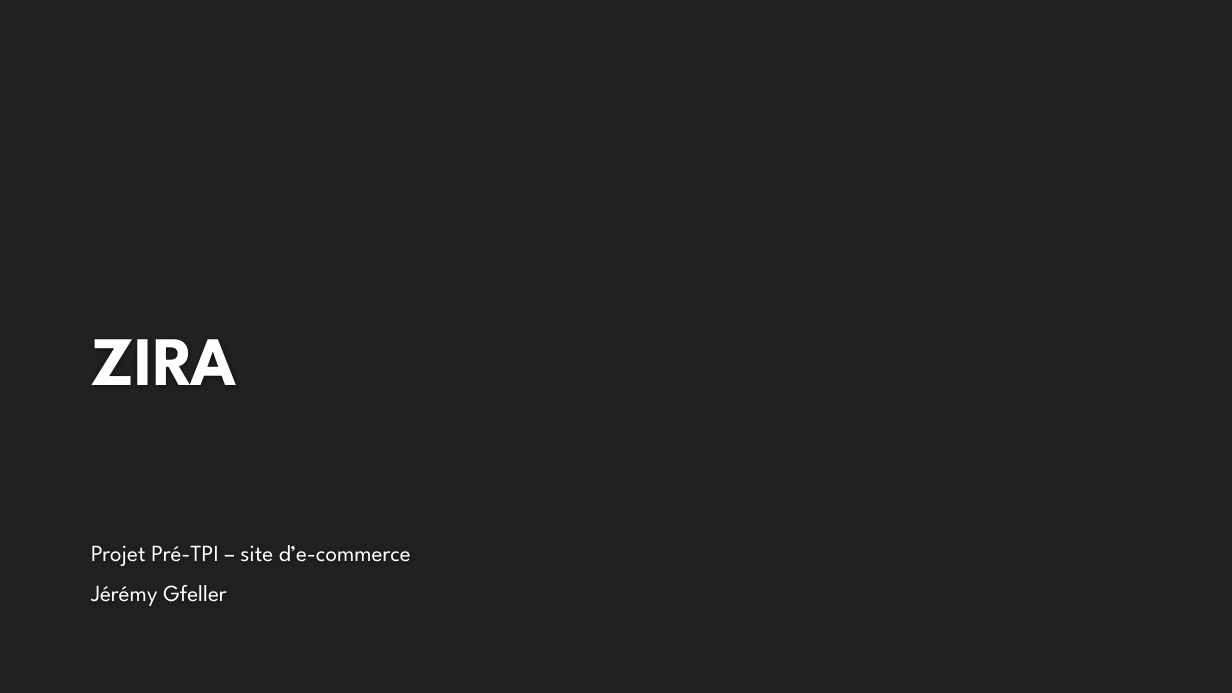
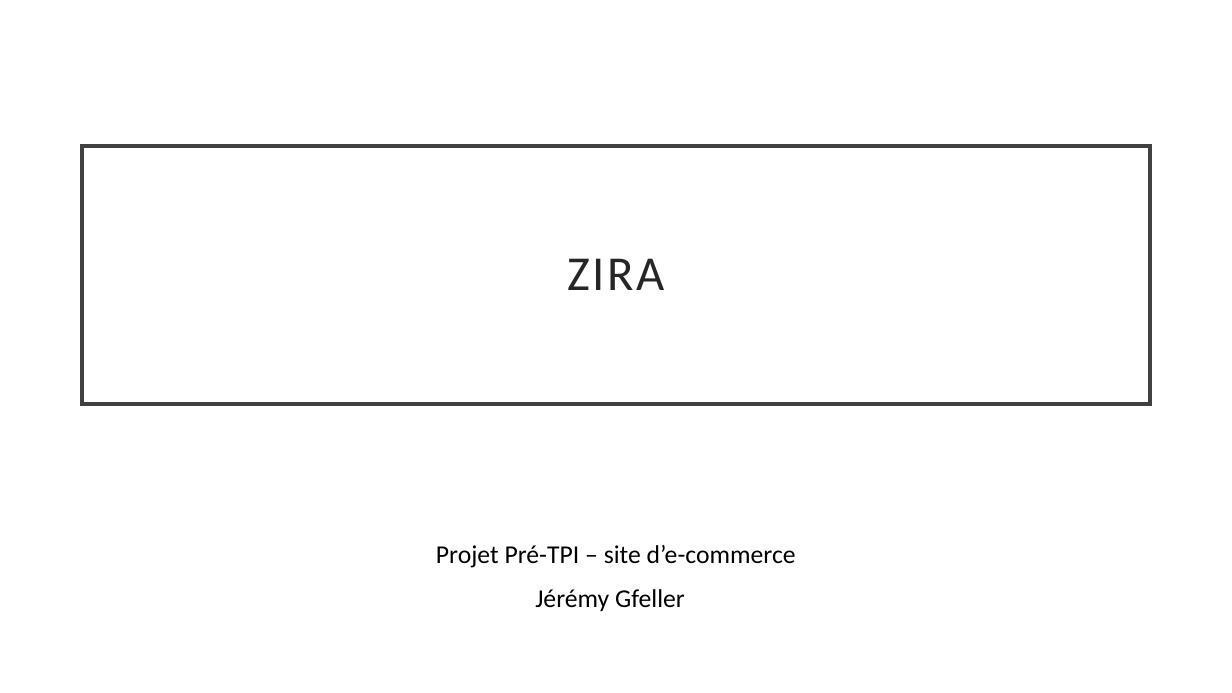
Before and after one commit to JeremyGfeller/Pre-TPi, a slide deck: slide 1 of Documentation/Présentation.pptx. Drawn at 1232x693 pixels with LibreOffice and Linux fonts; fonts in the diff are those of the drawing; background and template pictures are left out. Boxes give left, top, right and bottom in pixels: in the first picture for what was removed or moved away, otherwise in the second. Text is boxed around its words. In the diff, an @@ line names an element or a change of style, - is before the commit and + after.

```diff
--- a/Documentation/Présentation.pptx
+++ b/Documentation/Présentation.pptx
@@ background #212121 to #FFFFFF @@
@@ title "ZIRA": place and size @@
-title "ZIRA" at <box>91,339,237,385</box>
+title "ZIRA" at <box>82,146,1151,403</box>
@@ title "ZIRA" at <box>82,146,1151,403</box>: size 54 to 38 pt, font League Spartan to Calibri, text colour #FEFEFE to #262626, letter spacing 0 to 2 pt, bold off; alignment left to centre; line spacing 1 to 0.9; vertical alignment bottom to middle; fill none to #FFFFFF; outline none to #404040 3 pt @@
@@ subtitle "Projet Pré-TPI – site d’e-commerce" at <box>436,545,796,611</box>: size 18 to 20 pt, font League Spartan to Calibri, text colour #FFFFFF to #000000; alignment left to centre @@
```
Also in this commit, not shown: 4 other slides changed, 6 slides added, 4 slides removed, 3 other files.
